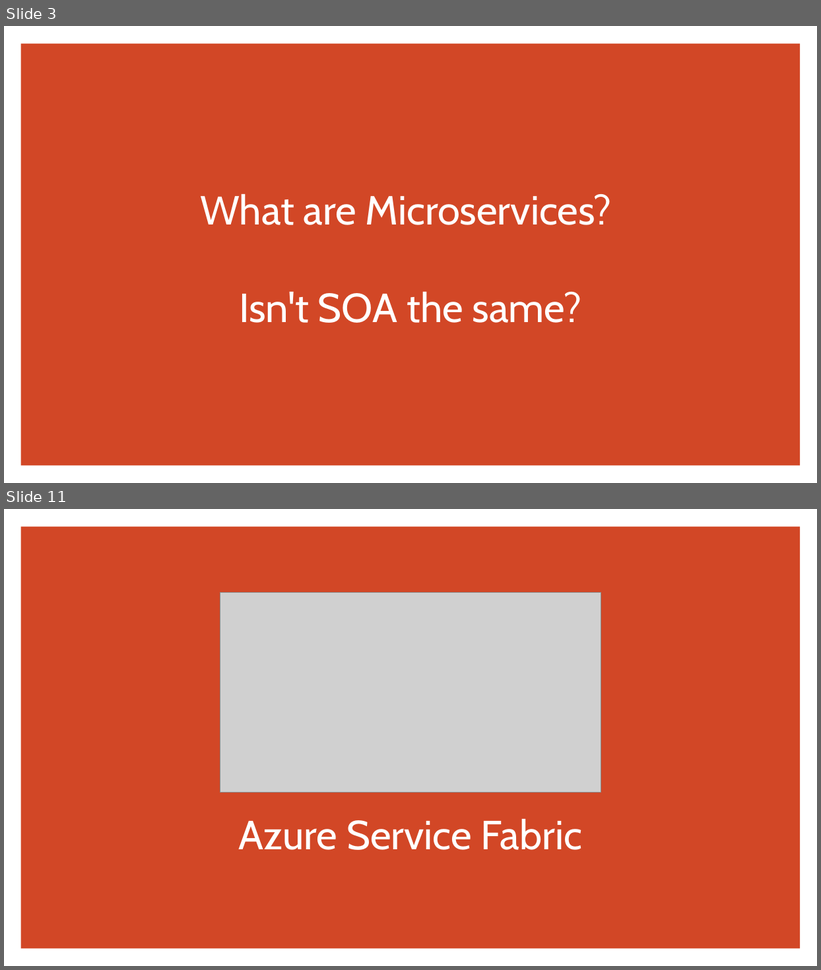
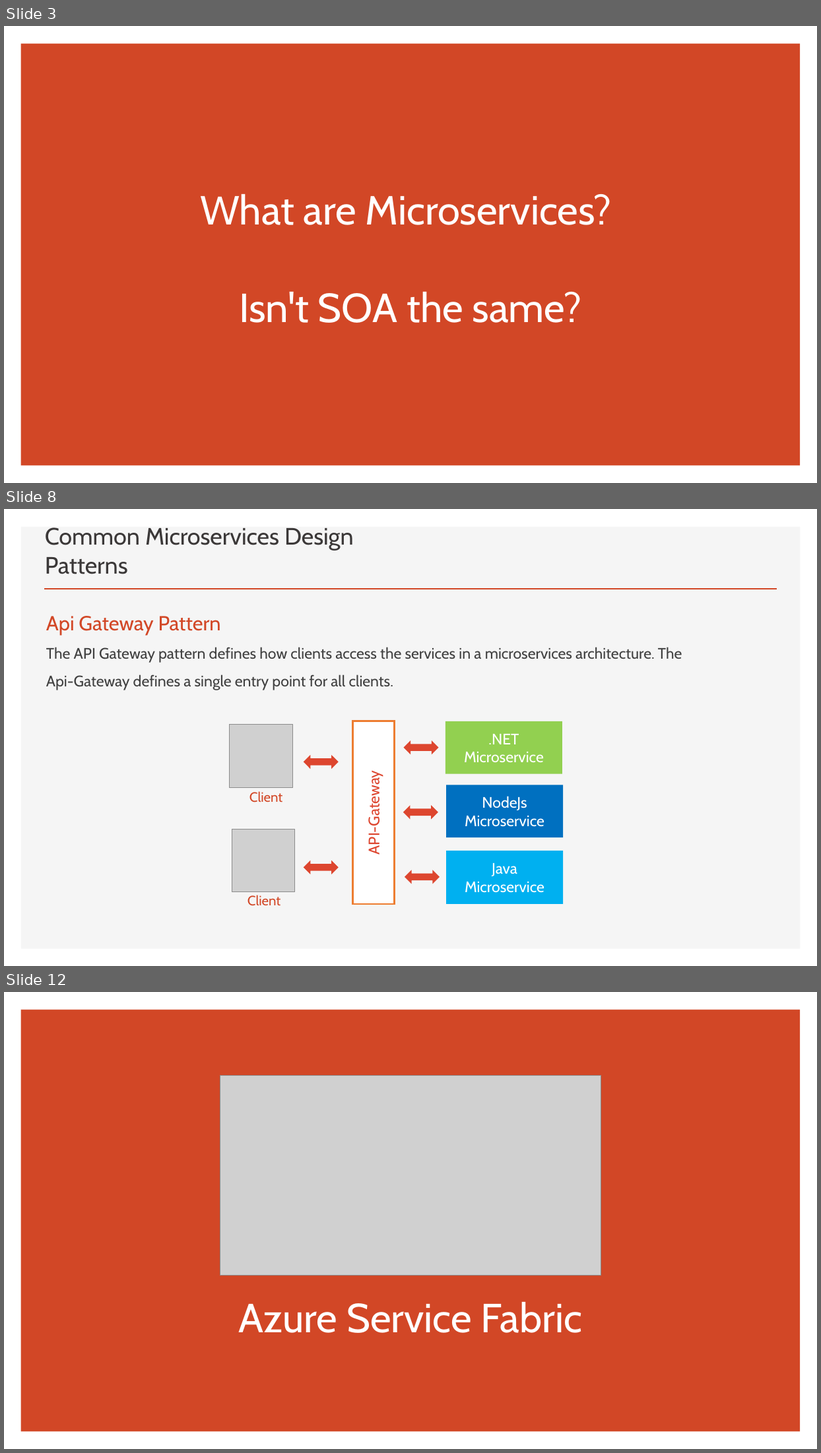
Before and after one commit to brianperera/EasyMaintain, a slide deck: Documents/MicroServices.pptx. Shown one above the other, each under a label of ours: slides 3 and 11 before the commit, slides 3, 8 and 12 after it; the slides between them are not shown. The pictures are 821x970 and 821x1453 pixels, drawn with LibreOffice and Linux fonts; fonts in the diff are those of the drawing; grey boxes stand for pictures. Boxes give left, top, right and bottom in pixels: in the first picture for what was removed or moved away, otherwise in the second. Text is boxed around its words. In the diff, an @@ line names an element or a change of style, - is before the commit and + after.

```diff
--- a/Documents/MicroServices.pptx
+++ b/Documents/MicroServices.pptx
@@ slide 8 added at box(4, 509, 817, 966), background #FFFFFF @@
@@ rectangle added at box(21, 527, 801, 949), fill #F5F5F5 @@
@@ title added at box(45, 527, 354, 574), 28 pt, text #3B3838 @@
+Common Microservices Design Patterns
@@ line added from (44, 589) to (777, 589), #D24726 2 pt @@
@@ text added at box(46, 616, 682, 691), 18 pt, text #404040 @@
+Api Gateway Pattern
+The API Gateway pattern defines how clients access the services in a microservices architecture. The Api-Gateway defines a single entry point for all clients.
@@ picture added at box(230, 725, 292, 788) @@
@@ rectangle added at box(353, 722, 395, 904), fill #FFFFFF, outline #ED7D31 2.25 pt, 18 pt, text #DD462F @@
+API-Gateway
@@ rectangle added at box(446, 722, 563, 774), fill #92D050, 18 pt, text #FFFFFF @@
+.NET
+Microservice
@@ left right arrow added at box(403, 741, 438, 755), fill #DD462F @@
@@ left right arrow added at box(304, 755, 338, 770), fill #DD462F @@
@@ rectangle added at box(446, 786, 564, 838), fill #0070C0, 18 pt, text #FFFFFF @@
+NodeJs
+Microservice
@@ text added at box(250, 791, 283, 803), 16 pt, text #D24726 @@
+Client
@@ left right arrow added at box(403, 805, 438, 819), fill #DD462F @@
@@ picture added at box(232, 829, 295, 892) @@
@@ left right arrow added at box(304, 861, 338, 875), fill #DD462F @@
@@ rectangle added at box(446, 851, 564, 905), fill #00B0F0, 18 pt, text #FFFFFF @@
+Java
+Microservice
@@ left right arrow added at box(405, 870, 440, 884), fill #DD462F @@
@@ text added at box(248, 895, 281, 906), 16 pt, text #D24726 @@
+Client
@@ what was slide 11 is now slide 12 @@
```
Also in this commit, not shown: 6 slides changed, 2 other slides added, 2 slides removed.
